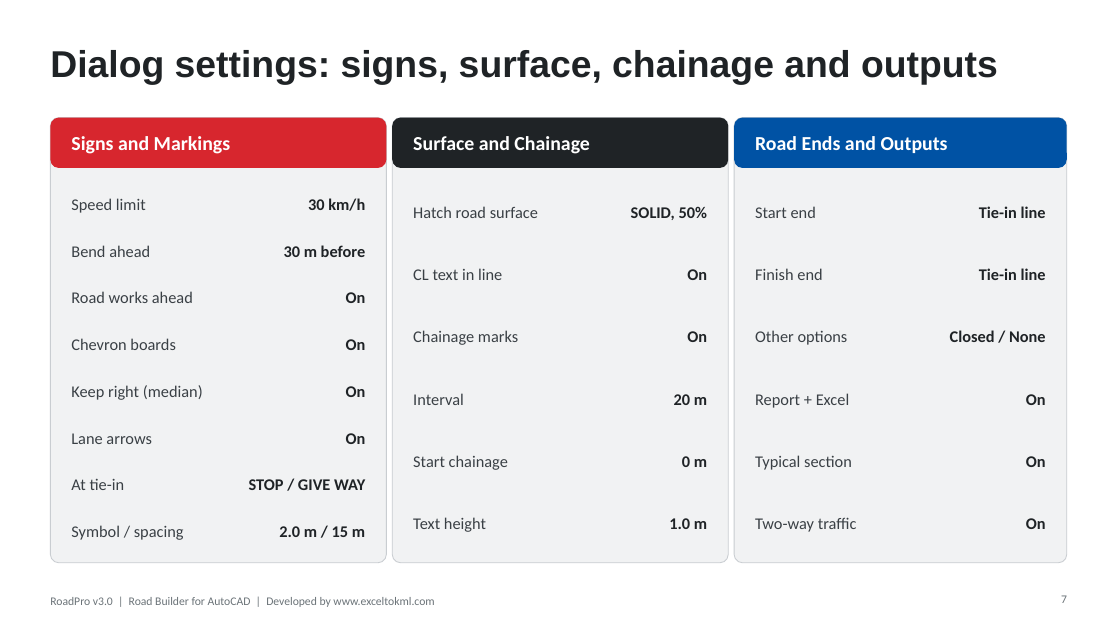
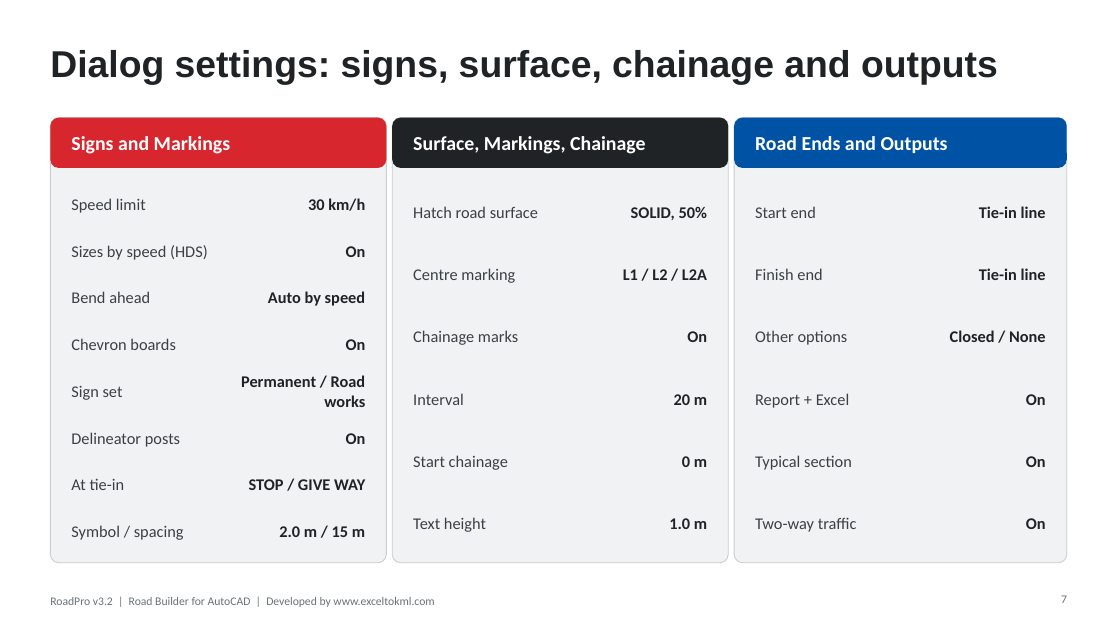
Before and after one commit to Asjad-Mehmood/KML-WEBSITE-, a slide deck: slide 7 of public/roadpro/RoadPro_User_Guide.pptx. Drawn at 1120x630 pixels with LibreOffice and Linux fonts; fonts in the diff are those of the drawing. Boxes give left, top, right and bottom in pixels: in the first picture for what was removed or moved away, otherwise in the second. Text is boxed around its words. In the diff, an @@ line names an element or a change of style, - is before the commit and + after.

```diff
--- a/public/roadpro/RoadPro_User_Guide.pptx
+++ b/public/roadpro/RoadPro_User_Guide.pptx
@@ text at (413,136,645,154): text changed @@
-Surface and Chainage
+Surface, Markings, Chainage
@@ text "On": place and size @@
-text "On" at (346,292,366,303)
+text "On" at (346,246,366,257)
@@ text at (71,245,208,260): text changed @@
-Bend ahead
+Sizes by speed (HDS)
@@ text removed at (284,245,366,257) @@
-30 m before
@@ text at (413,268,515,283): text changed @@
-CL text in line
+Centre marking
@@ text at (623,269,707,280): text changed @@
-On
+L1 / L2 / L2A
@@ text at (71,291,150,303): text changed @@
-Road works ahead
+Bend ahead
@@ text added at (268,291,366,306), 14 pt, text #1F2326, bold @@
+Auto by speed
@@ text at (71,386,123,400): text changed @@
-Keep right (median)
+Sign set
@@ text at (241,375,366,407): text changed @@
-On
+Permanent / Road works
@@ text at (71,432,180,447): text changed @@
-Lane arrows
+Delineator posts
@@ text at (50,597,434,607): text changed @@
-RoadPro v3.0 | Road Builder for AutoCAD | Developed by www.exceltokml.com
+RoadPro v3.2 | Road Builder for AutoCAD | Developed by www.exceltokml.com
```
Also in this commit, not shown: 18 other slides changed, 3 slides added, 22 other files.
